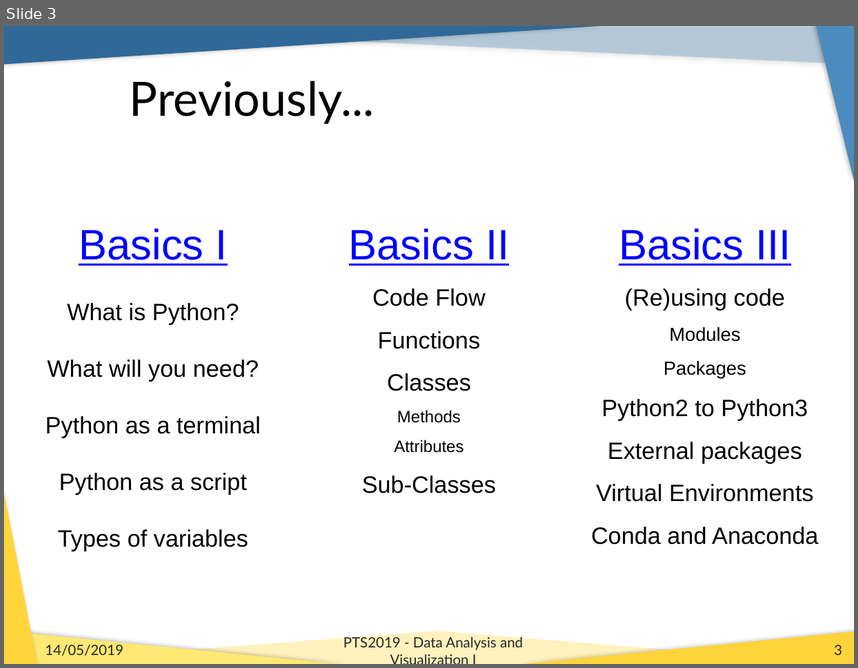
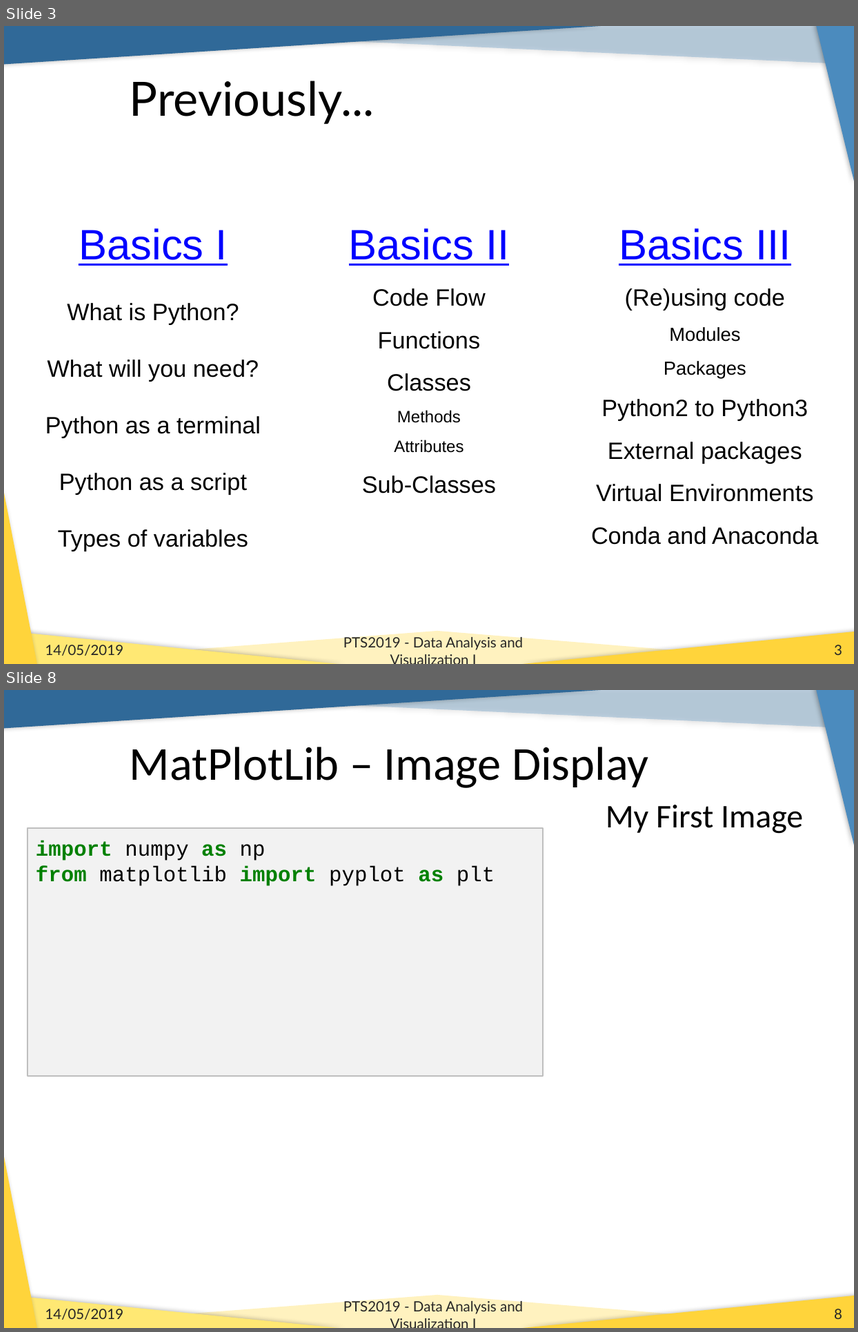
Before and after one commit to b1quint/Python-Tutorial-Series, a slide deck: Presentations/PTS2019_DataVizualization_II.pptx. Shown one above the other, each under a label of ours: slide 3 before the commit, slides 3 and 8 after it; the slides between them are not shown. The pictures are 858x668 and 858x1332 pixels, drawn with LibreOffice and Linux fonts; fonts in the diff are those of the drawing; background and template pictures are left out. Boxes give left, top, right and bottom in pixels: in the first picture for what was removed or moved away, otherwise in the second. Text is boxed around its words. In the diff, an @@ line names an element or a change of style, - is before the commit and + after.

```diff
--- a/Presentations/PTS2019_DataVizualization_II.pptx
+++ b/Presentations/PTS2019_DataVizualization_II.pptx
@@ slide 8 added at (x1=4, y1=690, x2=854, y2=1328), background #FFFFFF; not listed: 8 template elements that a slide beside it also shows @@
@@ title added at (x1=130, y1=747, x2=648, y2=788), 40 pt, text #000000 @@
+MatPlotLib – Image Display
@@ text added at (x1=606, y1=805, x2=803, y2=834), 28 pt, text #000000 @@
+My First Image
@@ rectangle added at (x1=27, y1=828, x2=543, y2=1075), fill #F2F2F2, outline #BFBFBF 1 pt, 18 pt, text #000000 @@
+import numpy as np
+from matplotlib import pyplot as plt
@@ text added at (x1=45, y1=1308, x2=124, y2=1319), 12 pt, text #262626 @@
+14/05/2019
@@ text added at (x1=343, y1=1299, x2=523, y2=1314), 12 pt, text #262626 @@
+PTS2019 - Data Analysis and Visualization I
@@ page number added at (x1=834, y1=1308, x2=842, y2=1319), 12 pt, text #262626 @@
+8
```
Also in this commit, not shown: 2 slides changed, 4 other slides added, 1 other file.
